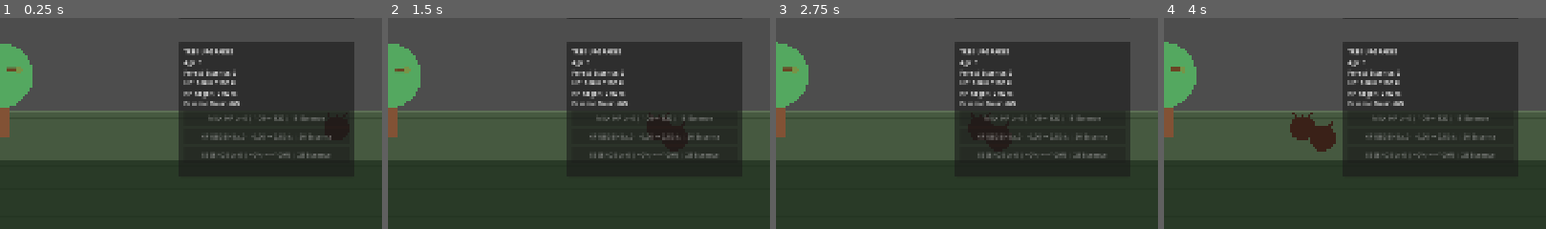
Above: before the commit, frames 1-4 (left to right).
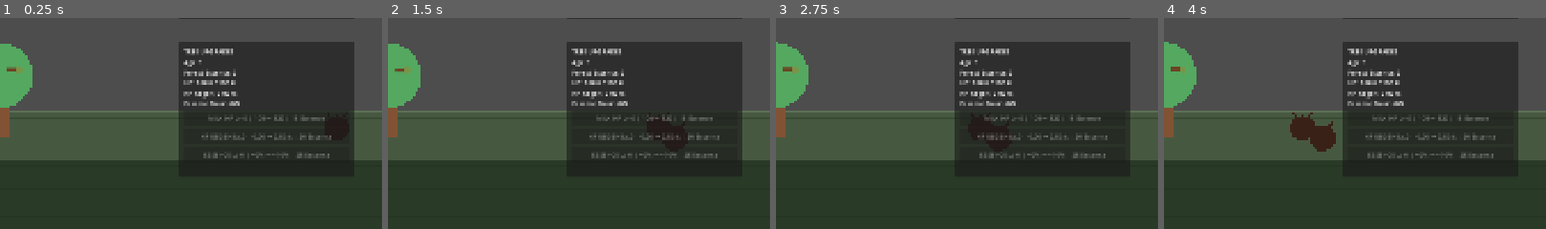
Above: after the commit, the same moments.

Repository: Triggggie/tree-guardian
Game: Godot game, scene res://scenes/main_world.tscn
The game is run twice, just before and just after one commit, with the same random seed, the same clock (stepped at 60 frames per second) and the same inputs.
Inputs:
- Up to frame 1 (0.25 s): no input
- Up to frame 2 (1.5 s): click "SELECT NEXT BRANCH" at 0.5 s; click "SELECT NEXT BRANCH" at 1.25 s
- Up to frame 3 (2.75 s): click "SELECT NEXT BRANCH" at 2 s
- Up to frame 4 (4 s): no input
The pictures show only the part of the screen within x 50-100%, y 50-100%; the shares and areas given below are measured in that part.

The runs differ from the first frame. In frame 1, 0.3% of the frame differs, in the area x 52-86%, y 64-67%; in frame 2, 0.3%; in frame 3, 0.3%; in frame 4, 0.3%.

Commit message:
Update main_world.tscn

Diff:
--- a/scenes/main_world.tscn
+++ b/scenes/main_world.tscn
@@ -39,7 +39,6 @@
 
 [node name="Tree" parent="Entities" unique_id=1588258163 instance=ExtResource("1_6x5uh")]
 position = Vector2(960, 850)
-essence_gain_per_upgrade = 1.0
 
 [node name="Effects" type="Node2D" parent="." unique_id=1045736026]
 
